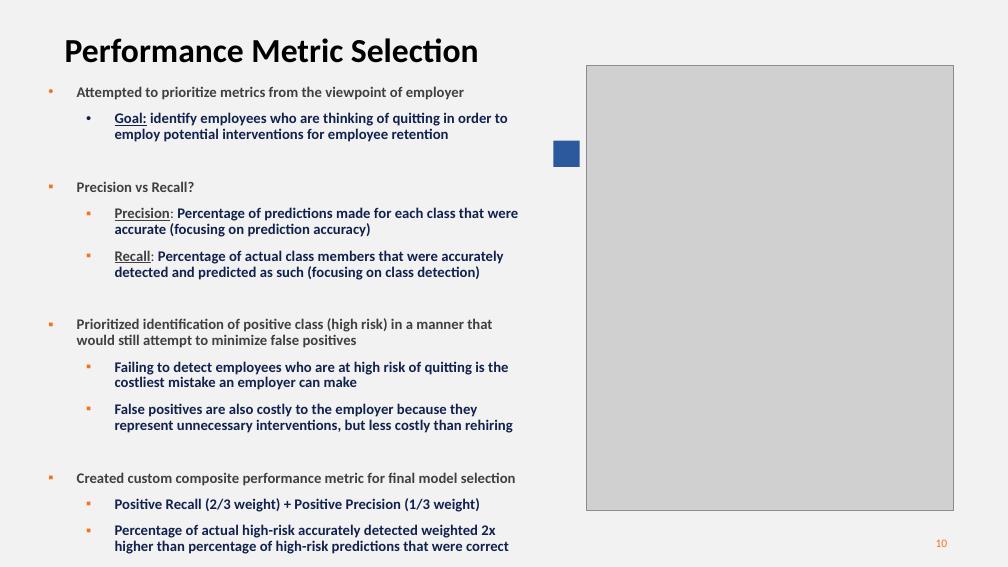
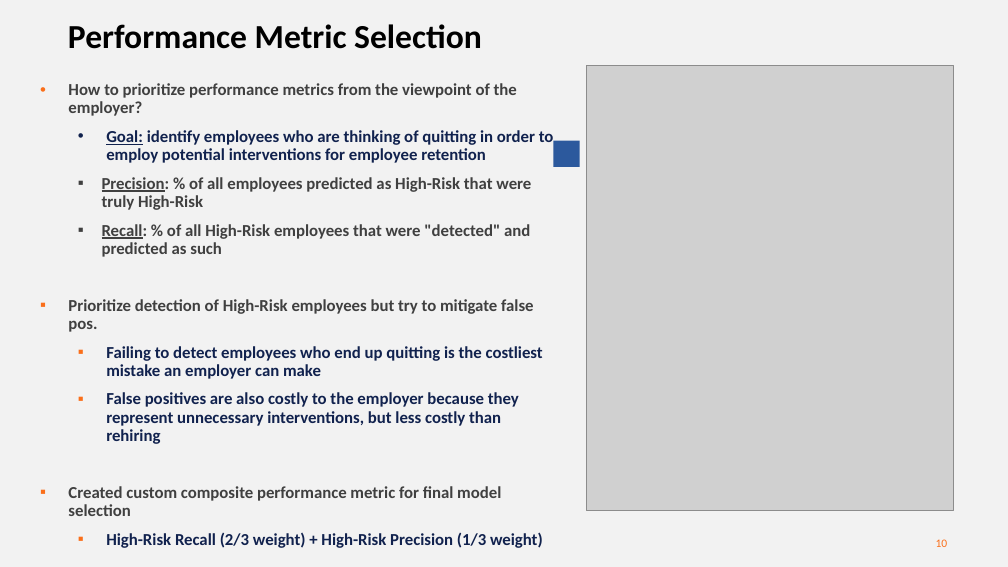
Before and after one commit to gmg20/Assorted, a slide deck: slide 10 of Turnover_Predict/Turnover_Presentation.pptx. Drawn at 1008x567 pixels with LibreOffice and Linux fonts; fonts in the diff are those of the drawing; grey boxes stand for pictures. Boxes give left, top, right and bottom in pixels: in the first picture for what was removed or moved away, otherwise in the second. Text is boxed around its words. In the diff, an @@ line names an element or a change of style, - is before the commit and + after.

Commit message:
update

```diff
--- a/Turnover_Predict/Turnover_Presentation.pptx
+++ b/Turnover_Predict/Turnover_Presentation.pptx
@@ title "Performance Metric Selection": place and size @@
-title "Performance Metric Selection" at bbox=[65, 38, 479, 63]
+title "Performance Metric Selection" at bbox=[68, 24, 482, 49]
@@ text "How to prioritize performance metrics ...": place and size @@
-text "How to prioritize performance metrics ..." at bbox=[77, 86, 519, 554]
+text "How to prioritize performance metrics ..." at bbox=[68, 83, 554, 548]
@@ text at bbox=[68, 83, 517, 116]: text changed; size 14 to 16 pt @@
-  • Attempted to prioritize metrics from the viewpoint of employer
+  • How to prioritize performance metrics from the viewpoint of the employer?
@@ text at bbox=[68, 130, 554, 516]: size 14 to 16 pt in "Goal: identify employees who are thinking of ...", "False positives are also costly to the ...", "Created custom composite performance metric for final ..." @@
@@ text at bbox=[68, 177, 543, 379]: text changed; size 14 to 16 pt; text colour #11224E to #404040 @@
-  ▪ Precision vs Recall?
-    ▪ Precision: Percentage of predictions made for each class that were accurate (focusing on prediction accuracy)
-    ▪ Recall: Percentage of actual class members that were accurately detected and predicted as such (focusing on class detection)
-  ▪ Prioritized identification of positive class (high risk) in a manner that would still attempt to minimize false positives
-    ▪ Failing to detect employees who are at high risk of quitting is the costliest mistake an employer can make
+    ▪ Precision: % of all employees predicted as High-Risk that were truly High-Risk
+    ▪ Recall: % of all High-Risk employees that were "detected" and predicted as such
+  ▪ Prioritize detection of High-Risk employees but try to mitigate false pos.
+    ▪ Failing to detect employees who end up quitting is the costliest mistake an employer can make
@@ text at bbox=[62, 537, 118, 545]: text changed @@
-11/26/2021
+11/27/2021
@@ text at bbox=[106, 532, 543, 548]: text changed; size 14 to 16 pt @@
-    ▪ Positive Recall (2/3 weight) + Positive Precision (1/3 weight)
-    ▪ Percentage of actual high-risk accurately detected weighted 2x higher than percentage of high-risk predictions that were correct
+    ▪ High-Risk Recall (2/3 weight) + High-Risk Precision (1/3 weight)
```
Also in this commit, not shown: 11 other slides changed.
